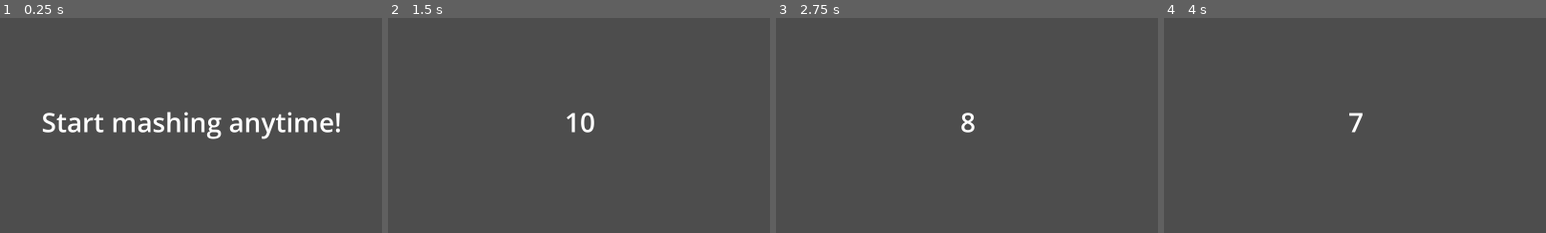
Above: before the commit, frames 1-4 (left to right).
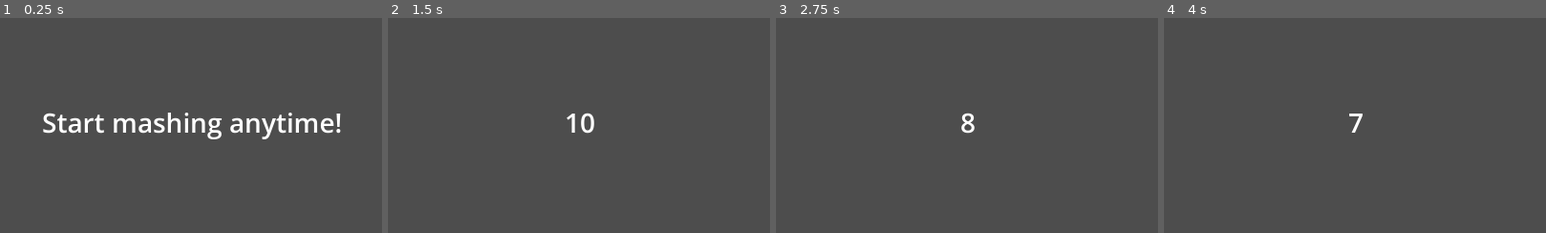
Above: after the commit, the same moments.

Repository: biggestcookie/dominion
Game: Godot game, scene res://main.tscn
Two runs of this game, one before a commit and one after it. Both use one fixed random seed, a clock stepped at 60 frames per second and the inputs below.
Inputs:
- Up to frame 1 (0.25 s): no input
- Up to frame 2 (1.5 s): tap Enter at 0.5 s; tap Space (mash) at 0.6, 1.25, 1.35 s
- Up to frame 3 (2.75 s): tap Enter at 2 s; tap Space (mash) at 2.1 s
- Up to frame 4 (4 s): tap Space (mash) at 2.75, 2.85, 3.6 s; tap Enter at 3.5 s
The pictures show only the part of the screen within x 25-75%, y 26-76%; the shares and areas given below are measured in that part.

The runs differ from the first frame. In frame 1, 1.9% of the frame differs, in the area x 11-90%, y 43-57%; in frame 2, less than 0.1%; in frame 3, 0.1%; in frame 4, less than 0.1%.

Commit message:
Reorganize

Diff:
--- a/main.gd
+++ b/main.gd
@@ -1,12 +1,12 @@
-extends Node2D
+extends Control
 
 @onready var timer: Timer = $Timer
-@onready var label: Label = $Control/Label
+@onready var label: Label = $Label
 
 @onready var results_timer: Timer = $ResultsTimer
-@onready var results: VBoxContainer = $Control/Results
-@onready var presses_label: Label = $Control/Results/PressesLabel
-@onready var results_label: Label = $Control/Results/ResultsLabel
+@onready var results: VBoxContainer = $Results
+@onready var presses_label: Label = $Results/PressesLabel
+@onready var results_label: Label = $Results/ResultsLabel
 
 
 var is_active := false
--- a/main.tscn
+++ b/main.tscn
@@ -2,40 +2,16 @@
 
 [ext_resource type="Script" path="res://main.gd" id="1_sxbca"]
 
-[node name="Main" type="Node2D"]
+[node name="Main" type="Control"]
+layout_mode = 3
+anchors_preset = 8
+anchor_left = 0.5
+anchor_top = 0.5
+anchor_right = 0.5
+anchor_bottom = 0.5
+grow_horizontal = 2
+grow_vertical = 2
 script = ExtResource("1_sxbca")
-
-[node name="Control" type="CenterContainer" parent="."]
-offset_right = 1600.0
-offset_bottom = 900.0
-size_flags_vertical = 3
-
-[node name="Label" type="Label" parent="Control"]
-layout_mode = 2
-size_flags_horizontal = 4
-theme_override_font_sizes/font_size = 56
-text = "Start mashing anytime!"
-horizontal_alignment = 1
-vertical_alignment = 1
-
-[node name="Results" type="VBoxContainer" parent="Control"]
-layout_mode = 2
-alignment = 1
-
-[node name="PressesLabel" type="Label" parent="Control/Results"]
-layout_mode = 2
-size_flags_horizontal = 4
-theme_override_font_sizes/font_size = 56
-text = "Presses: 0"
-horizontal_alignment = 1
-vertical_alignment = 1
-
-[node name="ResultsLabel" type="Label" parent="Control/Results"]
-layout_mode = 2
-size_flags_horizontal = 4
-theme_override_font_sizes/font_size = 56
-horizontal_alignment = 1
-vertical_alignment = 1
 
 [node name="Timer" type="Timer" parent="."]
 wait_time = 10.0
@@ -44,3 +20,52 @@
 [node name="ResultsTimer" type="Timer" parent="."]
 wait_time = 3.0
 one_shot = true
+
+[node name="Label" type="Label" parent="."]
+layout_mode = 1
+anchors_preset = 8
+anchor_left = 0.5
+anchor_top = 0.5
+anchor_right = 0.5
+anchor_bottom = 0.5
+offset_left = -314.5
+offset_top = -38.5
+offset_right = 314.5
+offset_bottom = 38.5
+grow_horizontal = 2
+grow_vertical = 2
+size_flags_horizontal = 4
+theme_override_font_sizes/font_size = 56
+text = "Start mashing anytime!"
+horizontal_alignment = 1
+vertical_alignment = 1
+
+[node name="Results" type="VBoxContainer" parent="."]
+layout_mode = 1
+anchors_preset = 8
+anchor_left = 0.5
+anchor_top = 0.5
+anchor_right = 0.5
+anchor_bottom = 0.5
+offset_left = -133.5
+offset_top = -79.0
+offset_right = 133.5
+offset_bottom = 79.0
+grow_horizontal = 2
+grow_vertical = 2
+alignment = 1
+
+[node name="PressesLabel" type="Label" parent="Results"]
+layout_mode = 2
+size_flags_horizontal = 4
+theme_override_font_sizes/font_size = 56
+text = "Presses: 0"
+horizontal_alignment = 1
+vertical_alignment = 1
+
+[node name="ResultsLabel" type="Label" parent="Results"]
+layout_mode = 2
+size_flags_horizontal = 4
+theme_override_font_sizes/font_size = 56
+horizontal_alignment = 1
+vertical_alignment = 1
